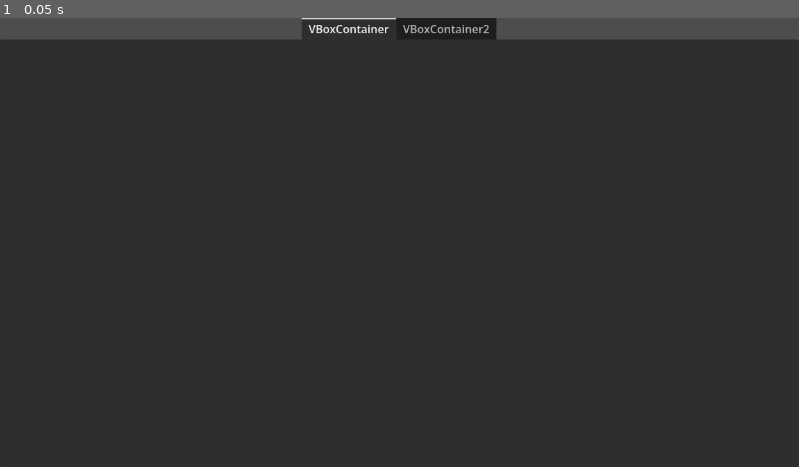
Above: before the commit, frame 1.
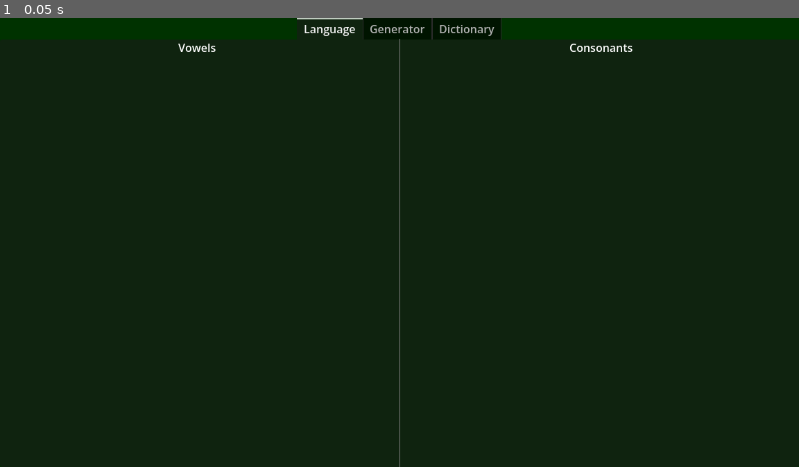
Above: after the commit, the same moment.

Repository: Lachlan-Ikeguchi/Conlang-Tool
Game: Godot game, scene res://scenes/gui.tscn
Same seed, same stepped clock (60 frames per second), same inputs: the game is played once before the commit and once after it.
Inputs:
- Up to frame 1 (0.05 s): no input

The runs differ from the first frame. In frame 1, 100% of the frame differs, in the area x 0-100%, y 0-100%.

Commit message:
2026-05-08

Diff:
--- a/project.godot
+++ b/project.godot
@@ -8,11 +8,15 @@
 
 config_version=5
 
+[animation]
+
+compatibility/default_parent_skeleton_in_mesh_instance_3d=true
+
 [application]
 
 config/name="Conglang Tool"
-run/main_scene="uid://ljq4tg0ndhqk"
-config/features=PackedStringArray("4.4")
+run/main_scene="uid://bq1qbced4phvx"
+config/features=PackedStringArray("4.6")
 config/icon="res://icon.svg"
 
 [dotnet]
--- /dev/null
+++ b/scenes/dictionary.tscn
@@ -0,0 +1,9 @@
+[gd_scene load_steps=2 format=3 uid="uid://c1v8uqyp07em5"]
+
+[ext_resource type="Script" uid="uid://doptthkrr0tj8" path="res://src/dictionary.gd" id="1_h0sft"]
+
+[node name="Dictionary" type="Control"]
+layout_mode = 3
+anchors_preset = 0
+script = ExtResource("1_h0sft")
+metadata/_tab_index = 1
--- /dev/null
+++ b/scenes/generator.tscn
@@ -0,0 +1,9 @@
+[gd_scene load_steps=2 format=3 uid="uid://ddaybsyqvbb7k"]
+
+[ext_resource type="Script" uid="uid://ca26vrm5ra4r4" path="res://src/generator.gd" id="1_5yxne"]
+
+[node name="Generator" type="Control"]
+layout_mode = 3
+anchors_preset = 0
+script = ExtResource("1_5yxne")
+metadata/_tab_index = 0
--- a/scenes/gui.tscn
+++ b/scenes/gui.tscn
@@ -1,24 +1,49 @@
-[gd_scene load_steps=3 format=3 uid="uid://ljq4tg0ndhqk"]
+[gd_scene load_steps=6 format=3 uid="uid://bq1qbced4phvx"]
 
 [ext_resource type="Theme" uid="uid://cxasjrmcdrbuj" path="res://src/theme.tres" id="1_efmwq"]
-[ext_resource type="Script" uid="uid://c5hju8j70hrxm" path="res://src/gui.gd" id="2_mfius"]
+[ext_resource type="PackedScene" uid="uid://bg5gkkt3bjhoc" path="res://scenes/language.tscn" id="2_b8iy7"]
+[ext_resource type="Script" uid="uid://dfb1u4sgab6i4" path="res://src/gui.gd" id="2_jqlde"]
+[ext_resource type="PackedScene" uid="uid://ddaybsyqvbb7k" path="res://scenes/generator.tscn" id="2_ynd5l"]
+[ext_resource type="PackedScene" uid="uid://c1v8uqyp07em5" path="res://scenes/dictionary.tscn" id="3_b8iy7"]
 
-[node name="GUI" type="TabContainer"]
+[node name="Gui" type="Control"]
+layout_mode = 3
 anchors_preset = 15
 anchor_right = 1.0
 anchor_bottom = 1.0
 grow_horizontal = 2
 grow_vertical = 2
 theme = ExtResource("1_efmwq")
+script = ExtResource("2_jqlde")
+
+[node name="ColorRect" type="ColorRect" parent="."]
+layout_mode = 1
+anchors_preset = 15
+anchor_right = 1.0
+anchor_bottom = 1.0
+grow_horizontal = 2
+grow_vertical = 2
+color = Color(0, 0.19607843, 0, 1)
+
+[node name="TabContainer" type="TabContainer" parent="."]
+layout_mode = 1
+anchors_preset = 15
+anchor_right = 1.0
+anchor_bottom = 1.0
+grow_horizontal = 2
+grow_vertical = 2
 tab_alignment = 1
 current_tab = 0
-script = ExtResource("2_mfius")
 
-[node name="VBoxContainer" type="VBoxContainer" parent="."]
+[node name="Language" parent="TabContainer" instance=ExtResource("2_b8iy7")]
 layout_mode = 2
-metadata/_tab_index = 0
 
-[node name="VBoxContainer2" type="VBoxContainer" parent="."]
+[node name="Generator" parent="TabContainer" instance=ExtResource("2_ynd5l")]
 visible = false
 layout_mode = 2
 metadata/_tab_index = 1
+
+[node name="Dictionary" parent="TabContainer" instance=ExtResource("3_b8iy7")]
+visible = false
+layout_mode = 2
+metadata/_tab_index = 2
--- /dev/null
+++ b/scenes/language.tscn
@@ -0,0 +1,43 @@
+[gd_scene load_steps=2 format=3 uid="uid://bg5gkkt3bjhoc"]
+
+[ext_resource type="Script" uid="uid://c0tjdytpnr1np" path="res://src/language.gd" id="1_pfgvu"]
+
+[node name="Language" type="Control"]
+layout_mode = 3
+anchors_preset = 15
+anchor_right = 1.0
+anchor_bottom = 1.0
+grow_horizontal = 2
+grow_vertical = 2
+script = ExtResource("1_pfgvu")
+metadata/_tab_index = 0
+
+[node name="HBoxContainer" type="HBoxContainer" parent="."]
+layout_mode = 1
+anchors_preset = 15
+anchor_right = 1.0
+anchor_bottom = 1.0
+grow_horizontal = 2
+grow_vertical = 2
+alignment = 1
+
+[node name="VBoxContainer" type="VBoxContainer" parent="HBoxContainer"]
+layout_mode = 2
+size_flags_horizontal = 3
+
+[node name="Label" type="Label" parent="HBoxContainer/VBoxContainer"]
+layout_mode = 2
+text = "Vowels"
+horizontal_alignment = 1
+
+[node name="VSeparator" type="VSeparator" parent="HBoxContainer"]
+layout_mode = 2
+
+[node name="VBoxContainer2" type="VBoxContainer" parent="HBoxContainer"]
+layout_mode = 2
+size_flags_horizontal = 3
+
+[node name="Label" type="Label" parent="HBoxContainer/VBoxContainer2"]
+layout_mode = 2
+text = "Consonants"
+horizontal_alignment = 1
--- /dev/null
+++ b/src/dictionary.gd
@@ -0,0 +1 @@
+extends Control
--- /dev/null
+++ b/src/generator.gd
@@ -0,0 +1 @@
+extends Control
--- a/src/gui.gd
+++ b/src/gui.gd
@@ -1 +1 @@
-extends TabContainer
+extends Control
--- /dev/null
+++ b/src/language.gd
@@ -0,0 +1 @@
+extends Control
Not shown, changed: icon.svg.import
Not shown, added: src/dictionary.gd.uid
Not shown, added: src/generator.gd.uid
Not shown, changed: src/gui.gd.uid
Not shown, added: src/language.gd.uid
